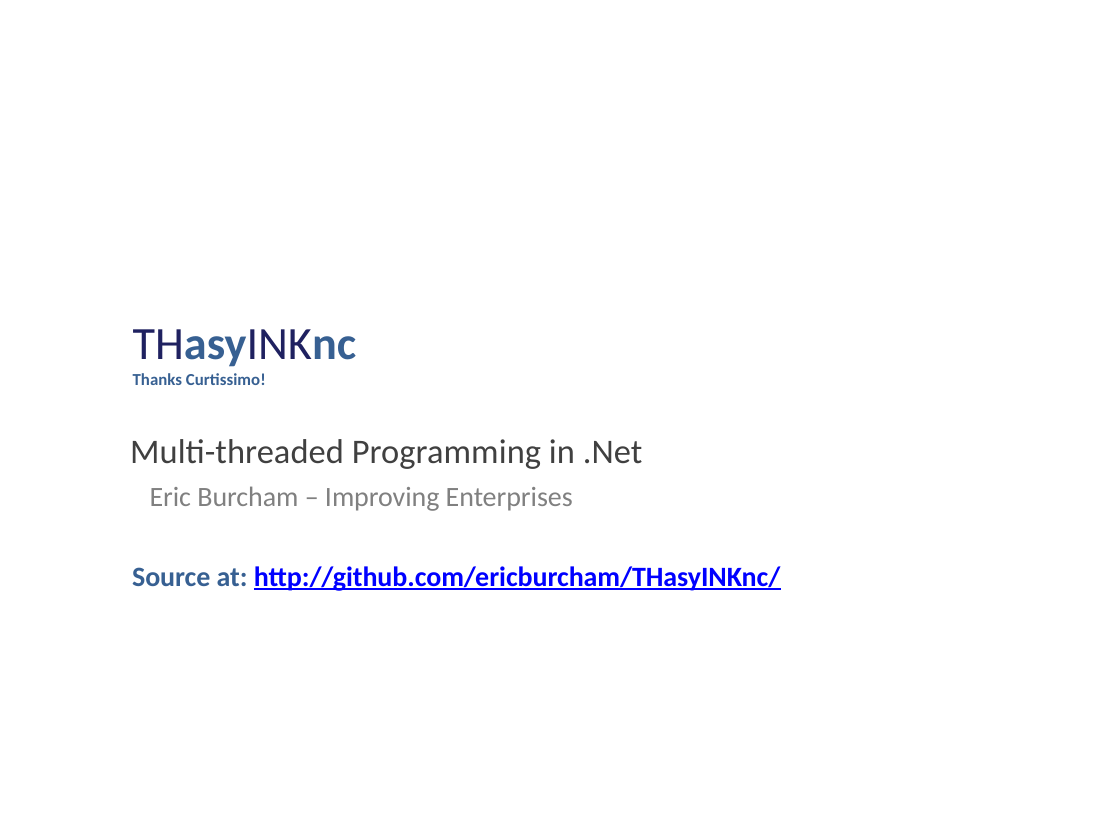
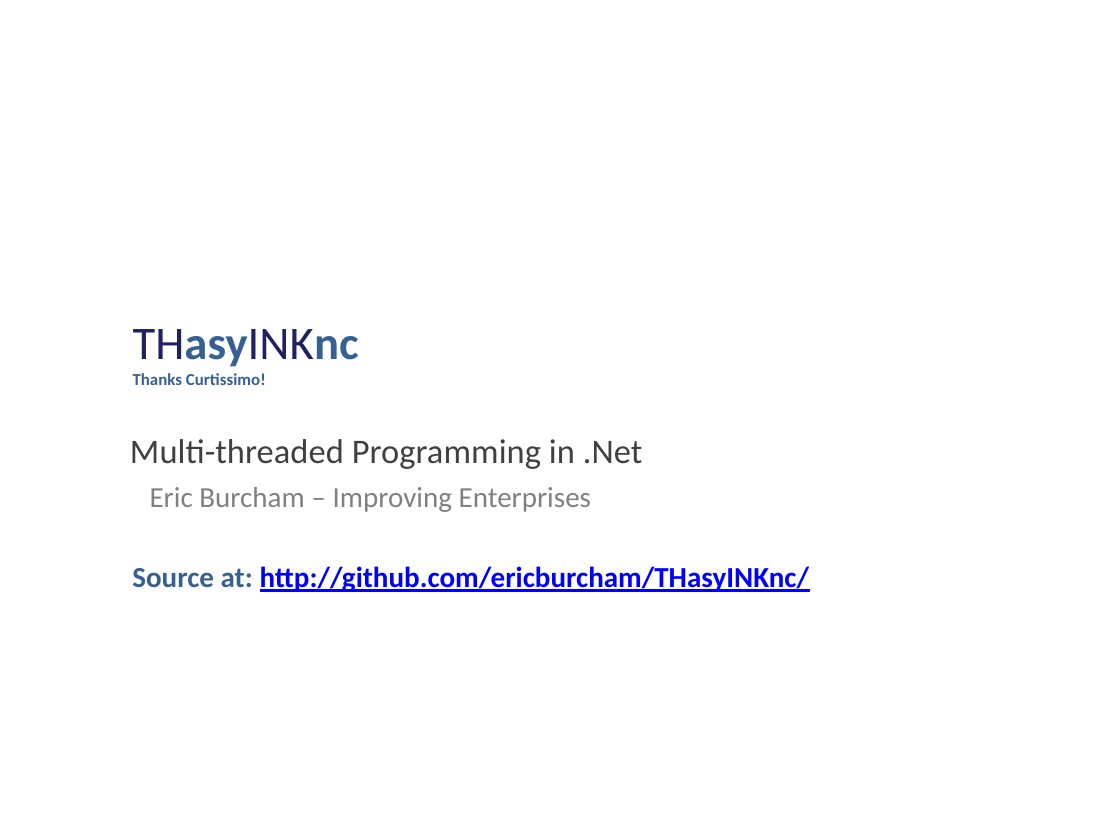
Before and after one commit to ericburcham/THasyINKnc, a slide deck: slide 1 of Presentation/THasINKync - 4x3.pptx. Drawn at 1120x840 pixels with LibreOffice and Linux fonts; fonts in the diff are those of the drawing; background and template pictures are left out. Boxes give left, top, right and bottom in pixels: in the first picture for what was removed or moved away, otherwise in the second. Text is boxed around its words. In the diff, an @@ line names an element or a change of style, - is before the commit and + after.

Commit message:
Removed Improving Theme (so sad!!!) from presentations.

```diff
--- a/Presentation/THasINKync - 4x3.pptx
+++ b/Presentation/THasINKync - 4x3.pptx
@@ title "THasyINKnc Thanks Curtissimo!" at <box>133,329,359,385</box>: size 22.3 to 22.5 pt in "THasyINKnc"; indent changed @@
@@ text "Eric Burcham – Improving Enterprises" at <box>150,487,591,512</box>: size 13.5 to 14 pt @@
@@ text "Source at: http://github.com/ericburcham/THasyINKnc/" at <box>132,566,810,592</box>: size 13.5 to 14 pt @@
```
Also in this commit, not shown: 35 other slides changed, 4 slides removed, 6 other files.
